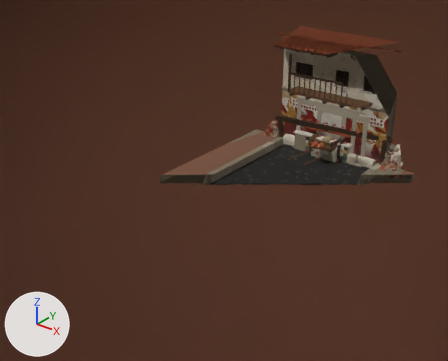
What one commit did to the glTF model public/assets/pompeii-kit-far.glb.
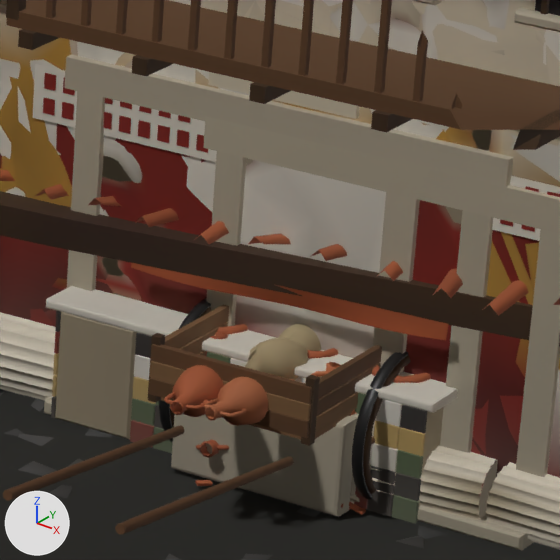
Old and new are each drawn from a camera (50 mm lens) standing at (14.19, -26.38, 12.84) and looking at (-3.56, -4.2, -0.91) and again close up on the part from 64% to 82% of the width and 25% to 47% of the height. Arrows for +X, +Y and +Z are at lower left; the lights stay in place. The last two pictures show the newer version. Everything nearer to the camera than a plane just in front of the edit is cut away. Where no turn or scale is listed for an object, it has been applied to the vertices.

The first close-up shows 'Cart_wood', 'FallenBeam_wood', 'FallenColumn_plaster', 'House_Ochre_plaster', 'House_Ochre_stone', 'House_Red_plaster', 'House_Red_stone', 'House_White_plaster', 'House_White_stone', 'House_White_wood', 'Road_30m_stone', 'Thermopolium_stone' and 13 more.
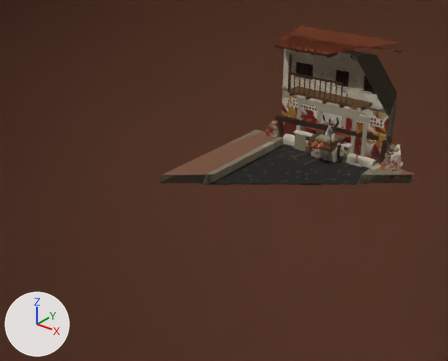
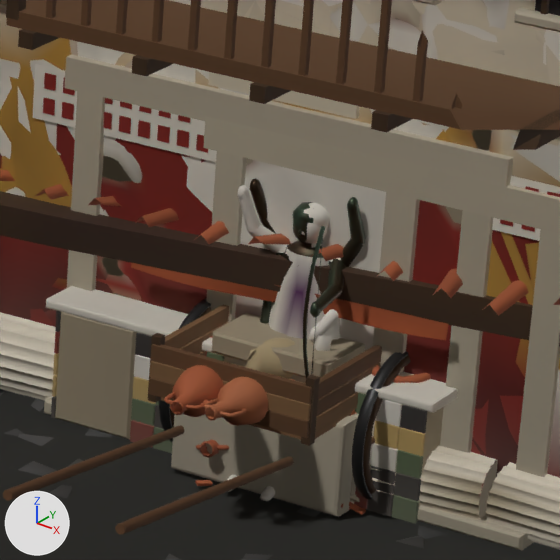
Commit message: Statues, step 1: four statues and a pedestal in the street kit

The edits, one by one:
Mesh me_mesh_43 is new.
It has 64 vertices, 112 faces and spans x -0.5..0.5, y -0.5..0.5, z -0.55..0.55.
It uses material mat_stone.
Mesh me_mesh_42 is new.
It has 1341 vertices, 2282 faces and spans x -0.35..0.35, y -0.57..0.57, z -0.81..0.81.
It uses material mat_stone.
Mesh me_mesh_41 is new.
It has 977 vertices, 1608 faces and spans x -0.47..0.47, y -0.25..0.25, z -1.11..1.11.
It uses material mat_metal.
Mesh me_mesh_40 is new.
It has 1097 vertices, 1903 faces and spans x -0.44..0.44, y -0.29..0.29, z -1.07..1.07.
It uses material mat_stone.
Mesh me_mesh_39 is new.
It has 1049 vertices, 1730 faces and spans x -0.37..0.37, y -0.43..0.43, z -1.06..1.06.
It uses material mat_metal.
Object 'Pedestal_stone' (ob_pedestal_stone) is new; it shows me_mesh_43.
Its location is (0.0, 0.0, 0.55).
Object 'Statue_Notable_stone' (ob_statue_notable_stone) is new; it shows me_mesh_42.
Its location is (0.0, -0.157, 0.807).
Object 'Statue_Faun_metal' (ob_statue_faun_metal) is new; it shows me_mesh_41.
Its location is (-0.038, 0.026, 1.103).
Object 'Statue_Emperor_stone' (ob_statue_emperor_stone) is new; it shows me_mesh_40.
Its location is (-0.081, -0.032, 1.07).
Object 'Statue_Apollo_metal' (ob_statue_apollo_metal) is new; it shows me_mesh_39.
Its location is (0.017, -0.235, 1.056).

Where the change shows, as pixel boxes (x1, y1, x2, y2) in the close-ups (560 x 560 px):
'Statue_Emperor_stone', added
    after: (237, 185, 341, 351)
'Pedestal_stone', added (brown)
    after: (211, 313, 365, 384)
'Statue_Apollo_metal', added
    after: (260, 202, 346, 377)
'Statue_Faun_metal', added
    after: (249, 178, 366, 267)
'Statue_Notable_stone', added (mostly hidden)
    after: (226, 333, 341, 501)
